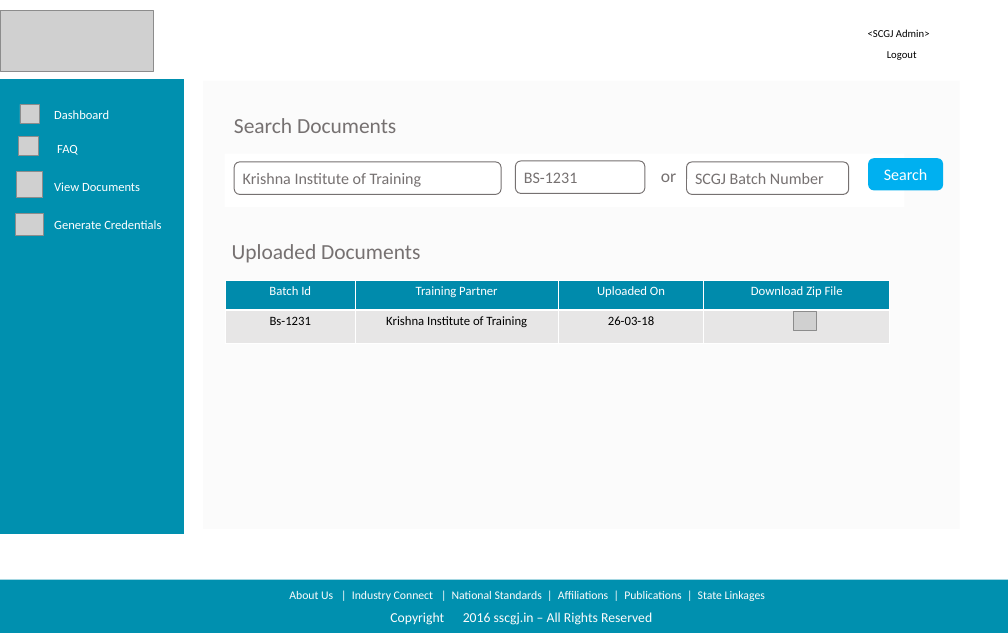
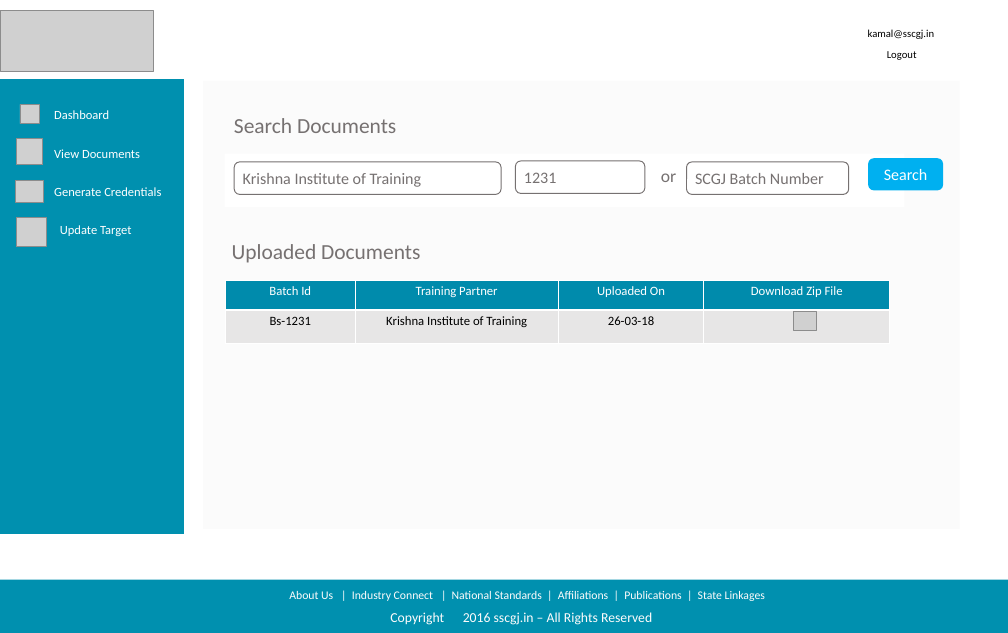
Before and after one commit to sarthakbhutani/NSKFDC-App, a slide deck: slide 16 of Requirements/Product Backlog/Screen Designs/Screen Design Deck/Updated Designs.pptx. Drawn at 1008x633 pixels with LibreOffice and Linux fonts; fonts in the diff are those of the drawing; grey boxes stand for pictures; background and template pictures are left out. Boxes give left, top, right and bottom in pixels: in the first picture for what was removed or moved away, otherwise in the second. Text is boxed around its words. In the diff, an @@ line names an element or a change of style, - is before the commit and + after.

```diff
--- a/Requirements/Product Backlog/Screen Designs/Screen Design Deck/Updated Designs.pptx
+++ b/Requirements/Product Backlog/Screen Designs/Screen Design Deck/Updated Designs.pptx
@@ text at (868,29,935,39): text changed @@
-<SCGJ Admin>
+kamal@sscgj.in
@@ picture removed at (19,136,39,156) @@
@@ 2 pictures, 2 texts: place and size @@
-2 pictures, 2 texts at (15,172,161,236)
+2 pictures, 2 texts at (15,139,161,203)
@@ text removed at (57,145,78,155) @@
-FAQ
@@ text in rounded rectangle at (524,172,556,183): text changed @@
-BS-1231
+1231
@@ picture added at (16,217,46,247) @@
@@ text added at (60,225,132,236), 12.8 pt, text #FFFFFF @@
+Update Target
```
Also in this commit, not shown: 5 other slides changed.
